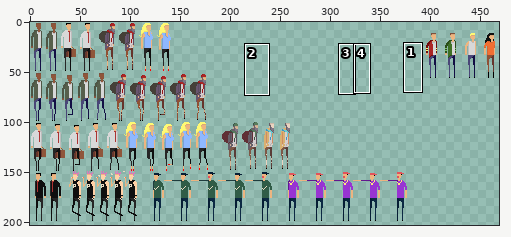
One commit to this sprite sheet: Input Combos/Game/textures/characters_spritesheets.png. Above, an overview of the earlier version with the close-up marked.
Close-up. Before the commit:
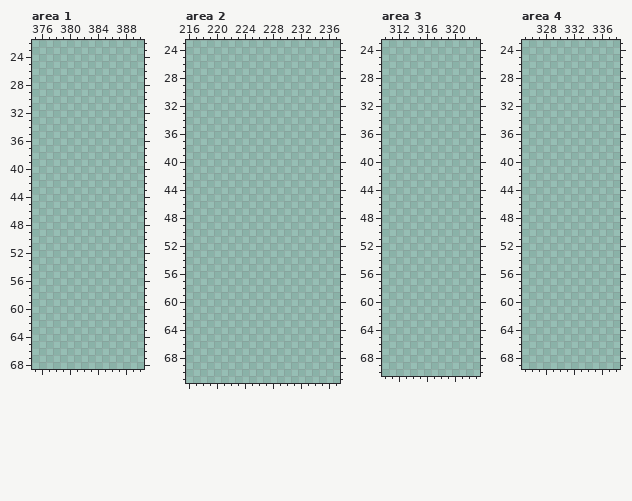
The file is 490x230 pixels. Colours within 5 levels of each other are drawn and written as one. Shown: area 1: x 375..390, y 22..68; area 2: x 216..237, y 23..71; area 3: x 310..323, y 23..70; area 4: x 325..338, y 23..69. The wide view leaves out empty margins. The commit also changed other parts of the picture, which this record leaves out.
Palette (. is transparent): 
Now the later version:
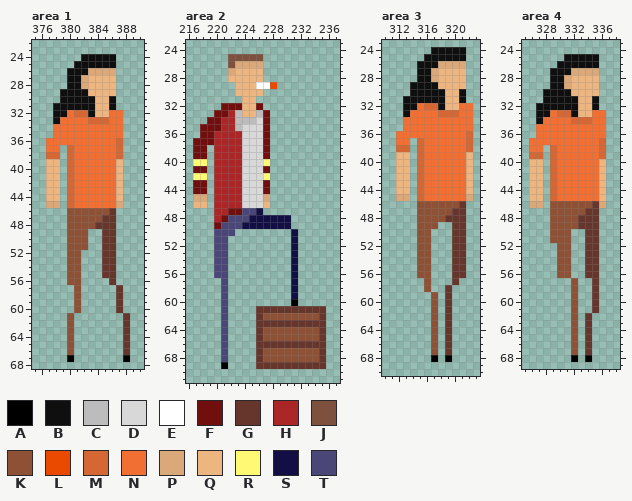
Colours new in this view: A #000000  B #0f0f0f  C #bcbcbc  D #d8d8d8  E #ffffff  F #710e0e  G #66352c  H #ab2626  J #7d513d  K #8f5135  L #ea4a00  M #d46734  N #f16f33  P #dba879  Q #edb580  R #fff973  S #130f45  T #4a4778
The exact change:
Changed rows in their new state; - is an unchanged pixel.
Area 1:
first column x 377:
24 -----BBBBB--
25 ----BBBBBB--
26 ---BBBPPPP--
27 ---BBPQQQQ--
28 ---BBPQQQQ--
29 --BBBBQQQQ--
30 --BBBBBQQB--
31 -BBBBBBQQB--
32 -BBNMMBQQNN-
33 -BNNNNMMMNN-
34 -NNNNNNNNNN-
35 -NNNNNNNNNN-
36 NNNNNNNNNNM-
37 NN-MNNNNNNM-
38 MM-MNNNNNNM-
39 QQ-MNNNNNNQ-
40 QQ-MNNNNNNQ-
41 QQ-MNNNNNNQ-
42 QQ-MNNNNNNQ-
43 QQ-MNNNNNNQ-
44 QQ-MNNNNNNQ-
45 PP-MNNNNNNP-
46 ---KKKKKKG--
47 ---KKKKKGG--
48 ---KKKKGGG--
49 ---KKK--GG--
50 ---KKK--GG--
51 ---KKK--GG--
52 ---KK---GG--
53 ---KK---GG--
54 ---KK---GG--
55 ---KK---GG--
56 ---KK----G--
57 ----K-----G-
58 ----K-----G-
59 ----K-----G-
60 ----K-----G-
61 ---K-------G
62 ---K-------G
63 ---K-------G
64 ---K-------G
65 ---K-------G
66 ---K-------G
67 ---A-------A
Area 2:
first column x 217:
25 -----JJJJJ---------
26 -----JPPPP---------
27 -----PQQQQ---------
28 -----QQQQQ---------
29 ------QQQEEL-------
30 ------QQQQ---------
31 -------QQ----------
32 ----FFFQQF---------
33 ---FFHCQQCF--------
34 --FFHHCCCDF--------
35 -FFFHHCDDDF--------
36 -FFHHHHDDDF--------
37 FFFHHHHDDDF--------
38 FF-HHHHDDDF--------
39 FF-HHHHDDDF--------
40 RR-HHHHDDDR--------
41 FF-HHHHDDDF--------
42 RR-HHHHDDDR--------
43 FF-HHHHDDDF--------
44 FF-HHHHDDDF--------
45 PP-HHHHDDDP--------
46 QQ-HHHHDDDQ--------
47 ---HHFFTTS---------
48 ---HFTTTSSSSSS-----
49 ---FTTTSSSSSSS-----
50 ---TTT--------S----
51 ---TT---------S----
52 ---TT---------S----
53 ---TT---------S----
54 ---TT---------S----
55 ---TT---------S----
56 ---TT---------S----
57 ----T---------S----
58 ----T---------S----
59 ----T---------S----
60 ----T---------A----
61 ----T----GGGGGGGGGG
62 ----T----GKKKKKKKKG
63 ----T----GGGGGGGGGG
64 ----T----GKKKKKKKKG
65 ----T----GKKKKKKKKG
66 ----T----GGGGGGGGGG
67 ----T----GKKKKKKKKG
68 ----T----GKKKKKKKKG
69 ----A----GGGGGGGGGG
Area 3:
first column x 312:
24 -----BBBBB-
25 ----BBBBBB-
26 ---BBBPPPP-
27 ---BBPQQQQ-
28 ---BBPQQQQ-
29 --BBBBQQQQ-
30 --BBBBBQQB-
31 -BBBBBBQQB-
32 -BBNMMBQQNN
33 -BNNNNMMMNN
34 -NNNNNNNNNN
35 -NNNNNNNNNN
36 NNNNNNNNNNM
37 NN-MNNNNNNM
38 MM-MNNNNNNM
39 QQ-MNNNNNNQ
40 QQ-MNNNNNNQ
41 QQ-MNNNNNNQ
42 QQ-MNNNNNNQ
43 QQ-MNNNNNNQ
44 QQ-MNNNNNNQ
45 PP-MNNNNNNP
46 ---KKKKKKG-
47 ---KKKKKGG-
48 ---KKKKGGG-
49 ---KKK--GG-
50 ---KK---GG-
51 ---KK---GG-
52 ---KK---GG-
53 ---KK---GG-
54 ---KK---GG-
55 ---KK---GG-
56 ---KK---GG-
57 ----K---G--
58 ----K--G---
59 -----K-G---
60 -----K-G---
61 -----K-G---
62 -----K-G---
63 -----K-G---
64 -----K-G---
65 -----K-G---
66 -----K-G---
67 -----K-G---
68 -----A-A---
Area 4:
first column x 326:
25 -----BBBBB-
26 ----BBBBBB-
27 ---BBBPPPP-
28 ---BBPQQQQ-
29 ---BBPQQQQ-
30 --BBBBQQQQ-
31 --BBBBBQQB-
32 -BBBBBBQQB-
33 -BBNMMBQQNN
34 -BNNNNMMMNN
35 -NNNNNNNNNN
36 -NNNNNNNNNN
37 NNNNNNNNNNM
38 NN-MNNNNNNM
39 MM-MNNNNNNM
40 QQ-MNNNNNNQ
41 QQ-MNNNNNNQ
42 QQ-MNNNNNNQ
43 QQ-MNNNNNNQ
44 QQ-MNNNNNNQ
45 QQ-MNNNNNNQ
46 PP-KKKKKKGP
47 ---KKKKKGG-
48 ---KKKKGGG-
49 ---KKKKGGG-
50 ---KKK--GG-
51 ---KKK--GG-
52 ----KK--GG-
53 ----KK--GG-
54 ----KK--GG-
55 ----KK--GG-
56 ----KK--GG-
57 ------K--G-
58 ------K--G-
59 ------K--G-
60 ------K--G-
61 ------K--G-
62 ------K-G--
63 ------K-G--
64 ------K-G--
65 ------K-G--
66 ------K-G--
67 ------K-G--
68 ------A-A--
